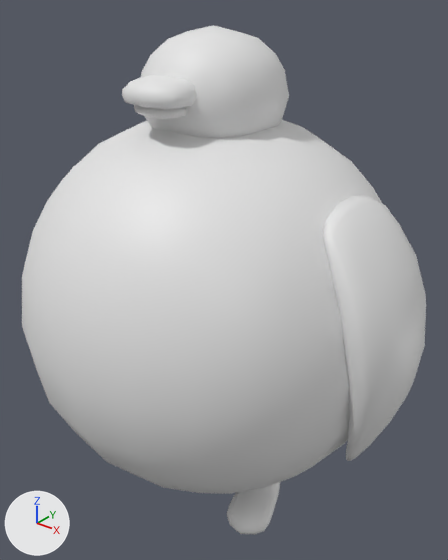
What one commit did to the glTF model Models/muncher.gltf.
Rendered twice from a 50 mm lens placed at (1.75, -2.12, 2.49), pointed at (0.03, 0.03, 1.16). The axes (+X, +Y, +Z) are drawn at lower left. The lights are the same throughout.

In view in the first picture: 'Body'.
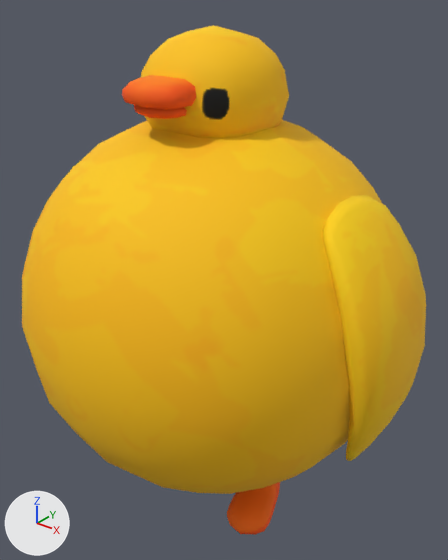
What differs and where, as boxes (x1, y1, x2, y2) in the pictures (448 x 560 px):
'Body', recoloured (white to yellow)
    both: (22, 25, 426, 535)

The change, as a diff of the scene's bpy script:
```diff
--- a/Models/muncher.gltf.py
+++ b/Models/muncher.gltf.py
@@ img_muncher_texture @@
+img_muncher_texture = load_image('muncher-texture', '_unpacked/muncher-texture', 512, 512, 'sRGB')
@@ mat_bodymaterial @@
+mat_bodymaterial = principled_material('BodyMaterial')
+mat_bodymaterial.texture = img_muncher_texture
+mat_bodymaterial.roughness = 0.815
@@ me_cube_350 @@
 me_cube_350.from_pydata(...)  # 1026 vertices, 2000 faces; spans x -1.03..1.03, y -0.93..0.93, z 0.0..2.32
+me_cube_350.materials.append(mat_bodymaterial)  # picture img_muncher_texture
```
